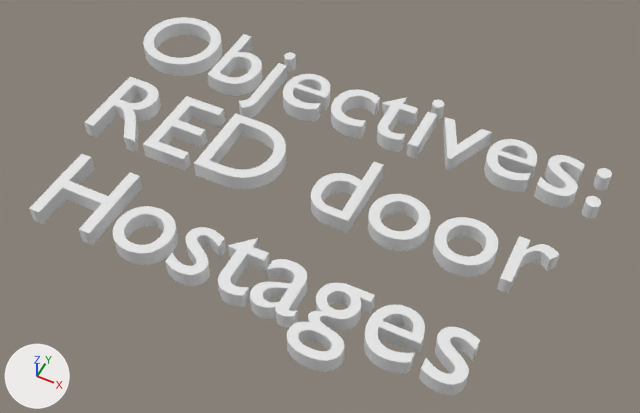
A saved change to the Blender file Assets/TextModels/Objectives.blend.
One viewpoint serves both versions: a camera (50 mm lens) standing at (2.33, -5.13, 5.28) and looking at (0.18, -0.82, -0.11). The lights are fixed; the arrows at lower left show +X, +Y and +Z. Text is drawn in Blender's own font.

The older version as bpy lines, for what is in view:
```python
txt_text = bpy.data.curves.new('Text', 'FONT')
txt_text.body = 'Objectives:\nRED door\nHostages'
txt_text.extrude = 0.07
txt_text.align_x = 'CENTER'
ob_text = bpy.data.objects.new('Text', txt_text)
ob_text.location = (0.0, 0.0, 0.0)
```
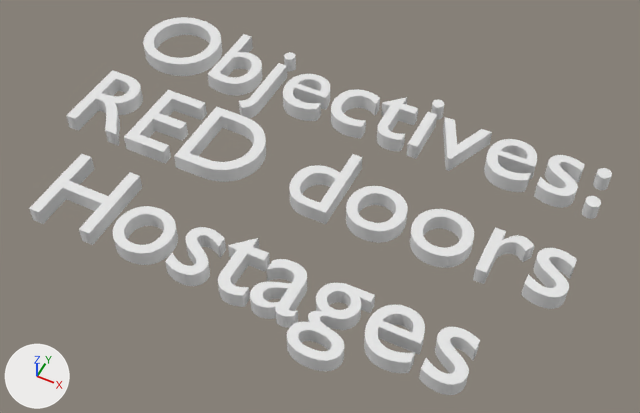
The change, as JSON lines over the scene's bpy script:
```json
{"op": "set", "path": "txt_text.body", "old": "'Objectives:\\nRED door\\nHostages'", "new": "'Objectives:\\nRED doors\\nHostages'"}
```

What differs and where, as boxes (x1, y1, x2, y2) in the pictures (640 x 413 px):
```json
{"object": "Text", "change": "text changed", "before": [29, 17, 612, 395], "after": [29, 17, 612, 395]}
```
